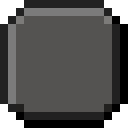
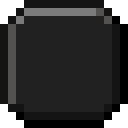
Comparing the layer stacks of the two (128, 128) images. Changes:
painted on "Pasted Layer" over box(0, 0, 120, 120)
